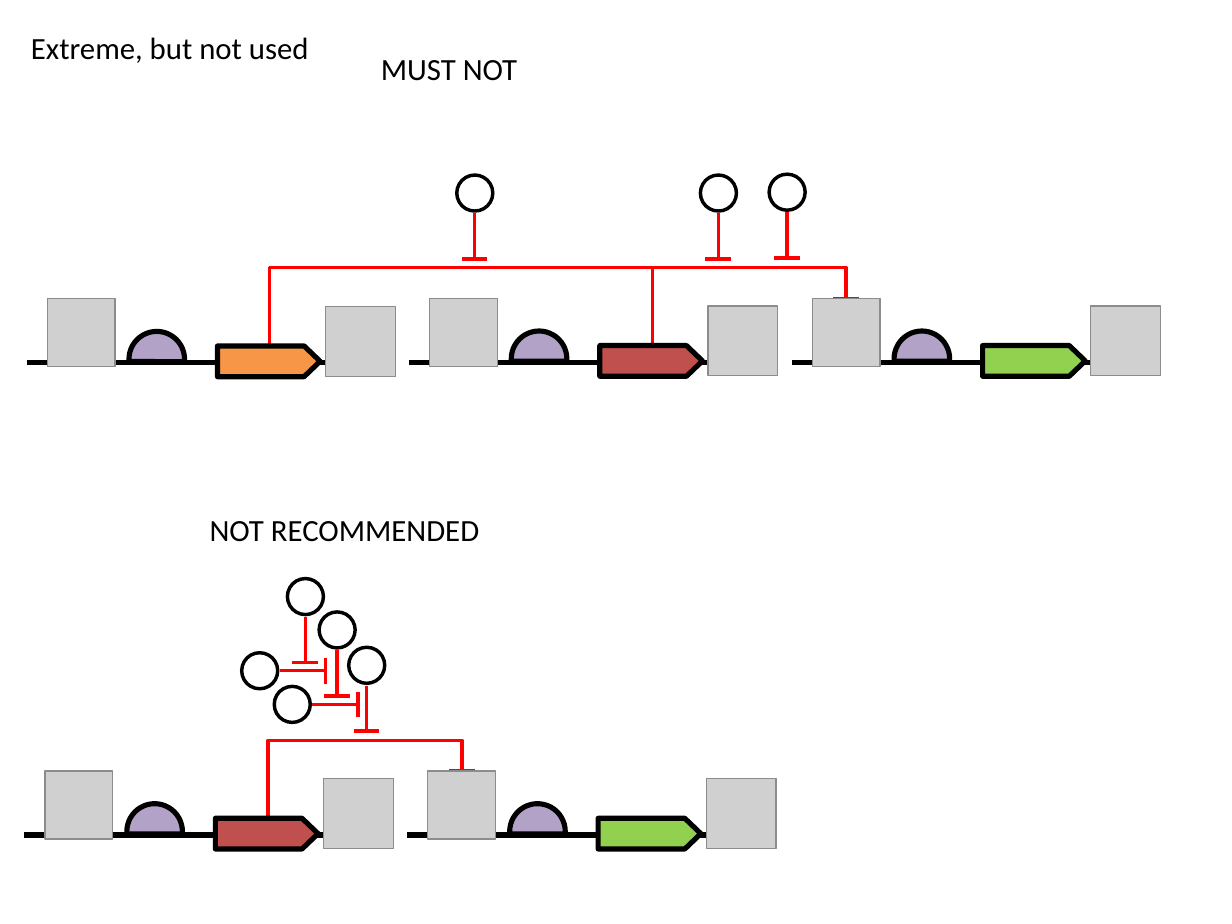
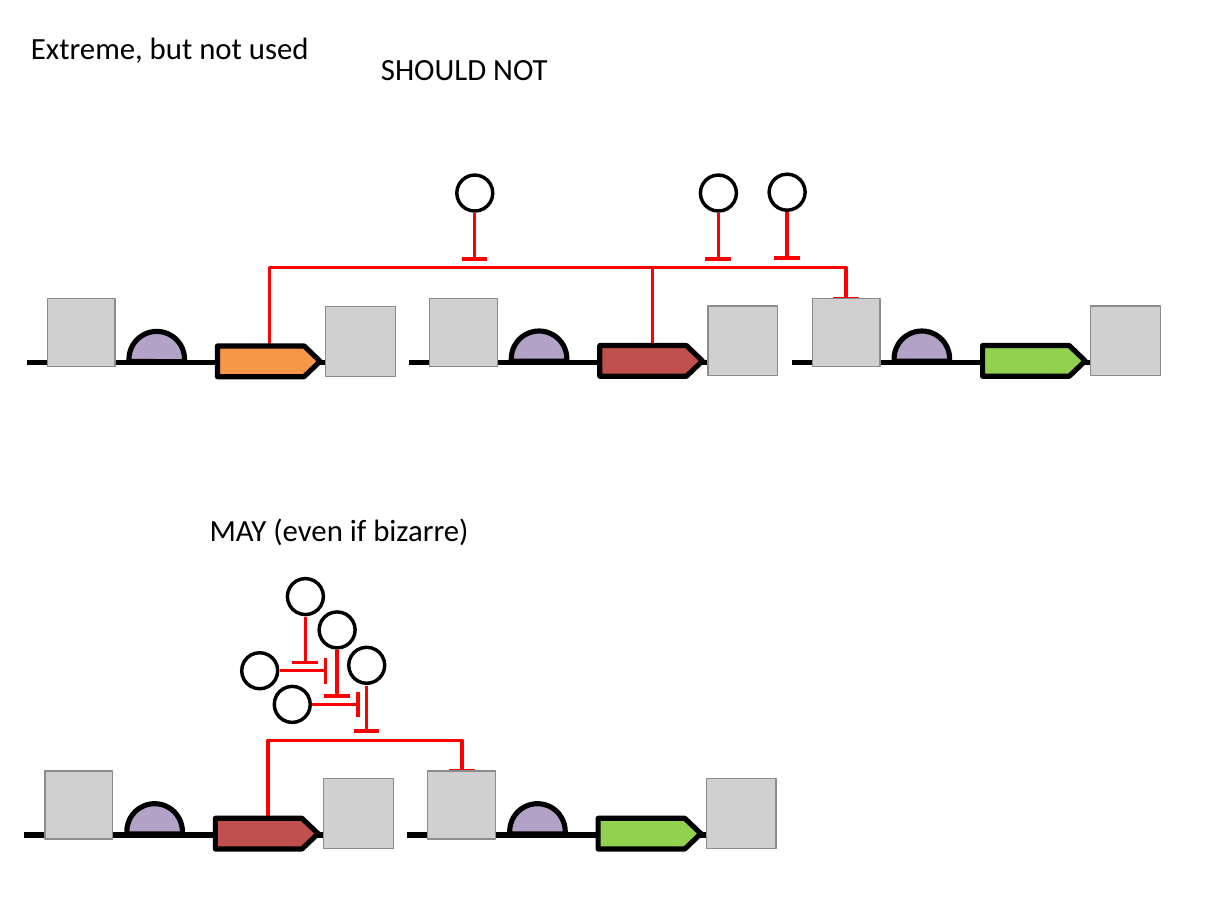
Before and after one commit to SynBioDex/SBOL-visual, a slide deck: slide 11 of specification/imgsrc/4.pptx. Drawn at 1232x924 pixels with LibreOffice and Linux fonts; fonts in the diff are those of the drawing; grey boxes stand for pictures. Boxes give left, top, right and bottom in pixels: in the first picture for what was removed or moved away, otherwise in the second. Text is boxed around its words. In the diff, an @@ line names an element or a change of style, - is before the commit and + after.

```diff
--- a/specification/imgsrc/4.pptx
+++ b/specification/imgsrc/4.pptx
@@ text at [381, 60, 547, 81]: text changed @@
-MUST NOT
+SHOULD NOT
@@ text at [210, 518, 468, 545]: text changed @@
-NOT RECOMMENDED
+MAY (even if bizarre)
```
Also in this commit, not shown: 3 other slides changed, 8 other files.
